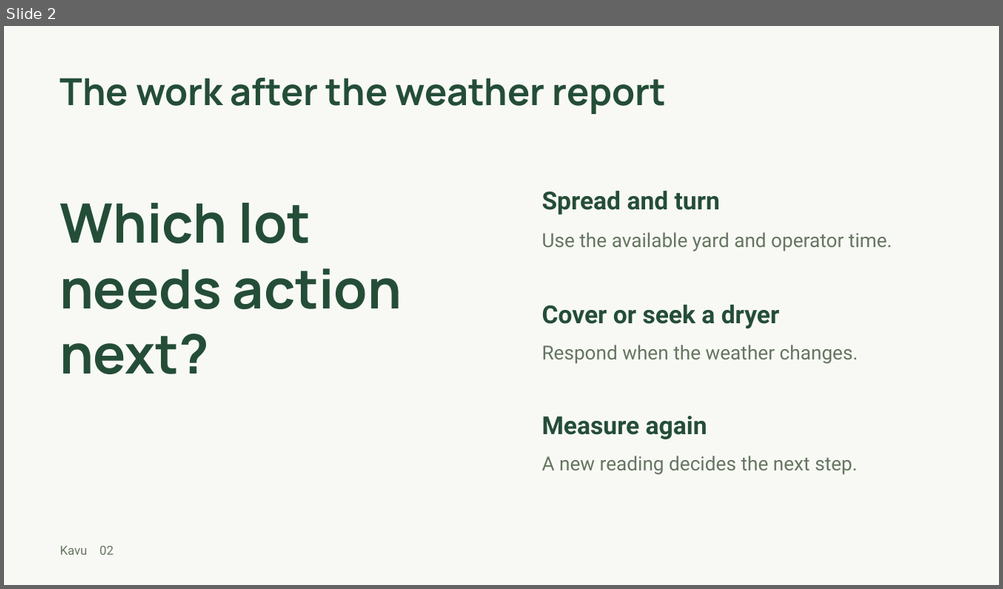
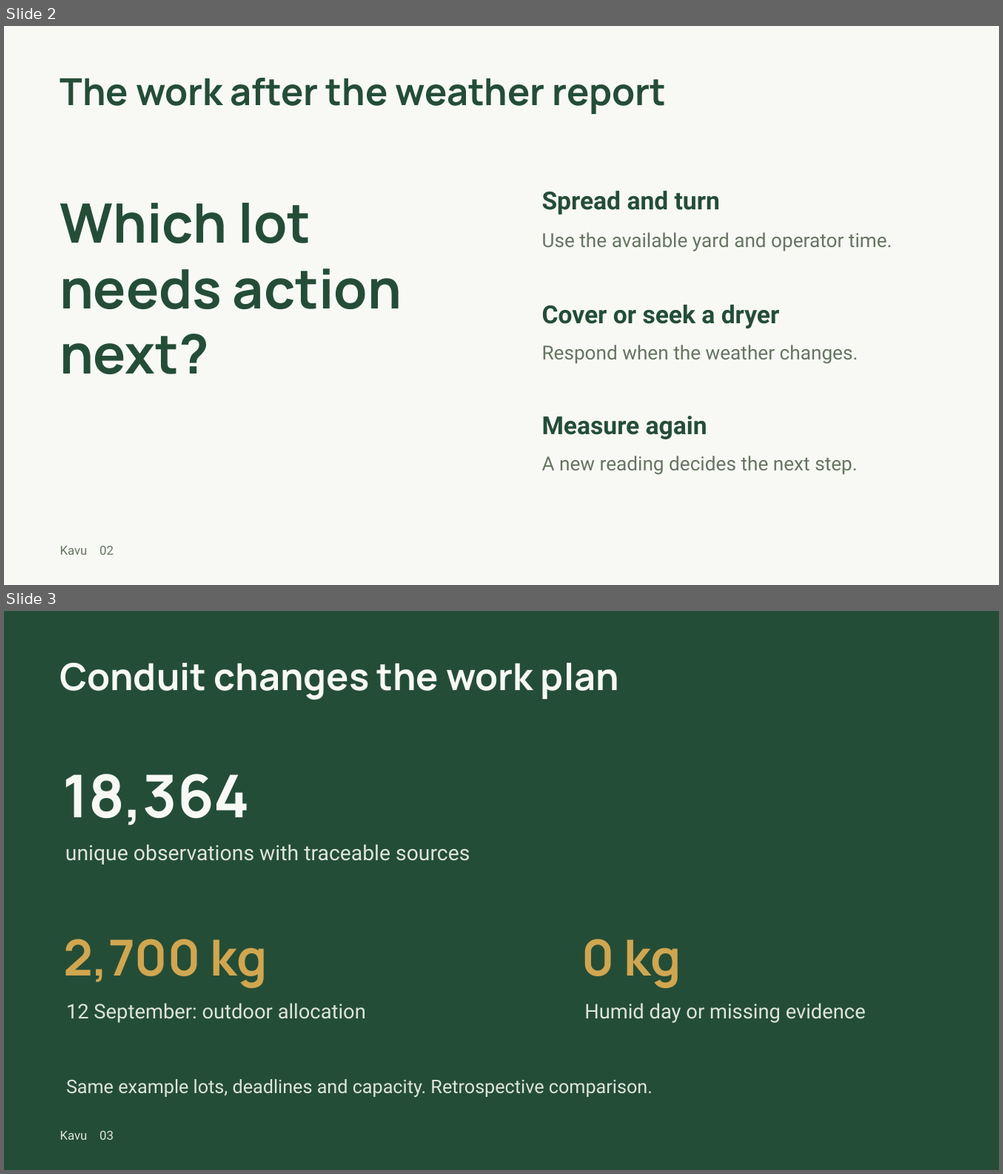
Before and after one commit to shi1720/Hack-The-Weather, a slide deck: output/kavu-pitch.pptx. Shown one above the other, each under a label of ours: slide 2 before the commit, slides 2 and 3 after it. The pictures are 1003x589 and 1003x1174 pixels, drawn with LibreOffice and Linux fonts; fonts in the diff are those of the drawing. Boxes give left, top, right and bottom in pixels: in the first picture for what was removed or moved away, otherwise in the second. Text is boxed around its words. In the diff, an @@ line names an element or a change of style, - is before the commit and + after.

```diff
--- a/output/kavu-pitch.pptx
+++ b/output/kavu-pitch.pptx
@@ slide 3 added at box(4, 611, 999, 1170), background #244D37 @@
@@ text added at box(60, 663, 619, 700), 36 pt, text #F8F9F5, bold @@
+Conduit changes the work plan
@@ text added at box(63, 774, 250, 826), 57 pt, text #F8F9F5, bold @@
+18,364
@@ text added at box(65, 845, 469, 865), 20.2 pt, text #DEE5D9 @@
+unique observations with traceable sources
@@ text added at box(64, 939, 268, 988), 48 pt, text #D0A650, bold @@
+2,700 kg
@@ text added at box(581, 939, 682, 988), 48 pt, text #D0A650, bold @@
+0 kg
@@ text added at box(66, 1003, 366, 1023), 19.5 pt, text #DEE5D9 @@
+12 September: outdoor allocation
@@ text added at box(584, 1003, 865, 1023), 19.5 pt, text #DEE5D9 @@
+Humid day or missing evidence
@@ text added at box(66, 1079, 652, 1098), 18 pt, text #DEE5D9 @@
+Same example lots, deadlines and capacity. Retrospective comparison.
@@ text added at box(60, 1131, 114, 1140), 12 pt, text #DEE5D9 @@
+Kavu 03
```
Also in this commit, not shown: 5 slides changed, 1 other slide added, 2 slides removed, 36 other files.
